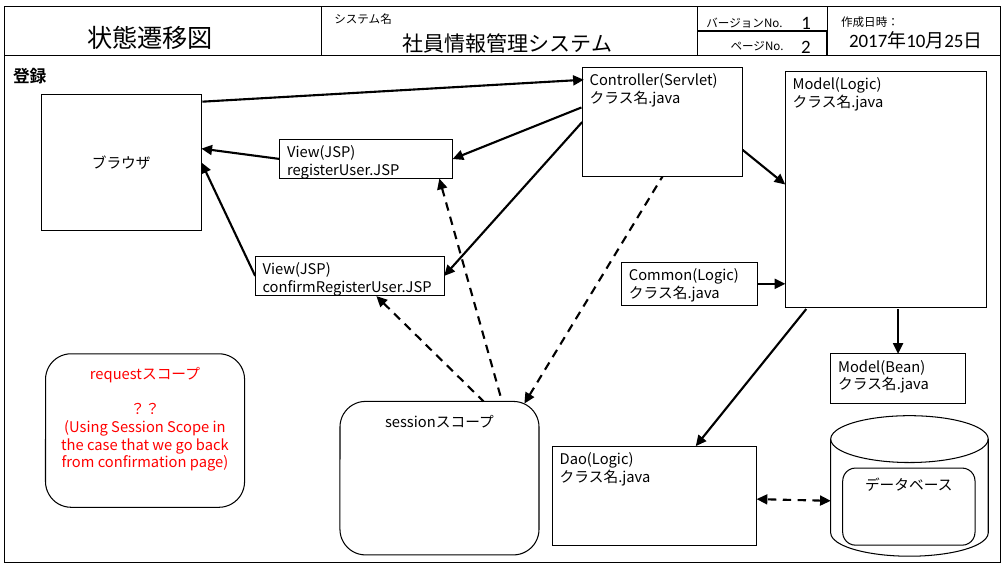
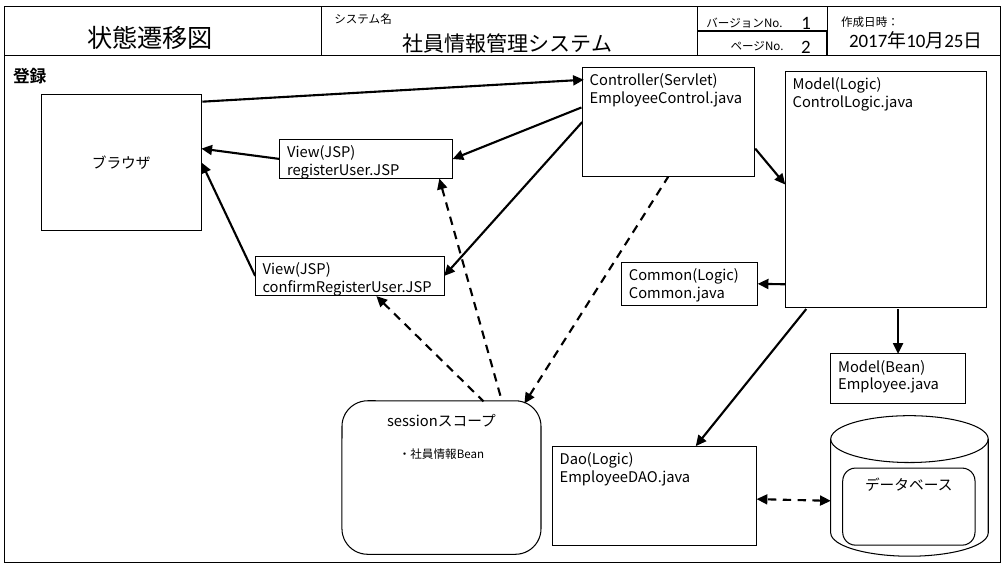
Before and after one commit to java201710/java, a slide deck: slide 11 of 総合演習資料/2.外部設計/画面・状態遷移図_DB.pptx. Drawn at 1008x567 pixels with LibreOffice and Linux fonts; fonts in the diff are those of the drawing. Boxes give left, top, right and bottom in pixels: in the first picture for what was removed or moved away, otherwise in the second. Text is boxed around its words. In the diff, an @@ line names an element or a change of style, - is before the commit and + after.

```diff
--- a/総合演習資料/2.外部設計/画面・状態遷移図_DB.pptx
+++ b/総合演習資料/2.外部設計/画面・状態遷移図_DB.pptx
@@ rectangle "Controller(Servlet)": place and size @@
-rectangle "Controller(Servlet)" at (582,67,743,176)
+rectangle "Controller(Servlet)" at (582,67,755,176)
@@ text in rectangle at (590,73,742,107): text changed @@
-Controller(Servlet)
-クラス名.java
+Controller(Servlet)
+EmployeeControl.java
@@ text in rectangle at (793,77,914,111): text changed @@
-Model(Logic)
-クラス名.java
+Model(Logic)
+ControlLogic.java
@@ arrow moved from (743, 150) - (786, 185) to (755, 149) - (786, 185) @@
@@ arrow moved from (525, 404) - (662, 177) to (525, 404) - (668, 177) @@
@@ text in rectangle at (629,268,739,302): text changed @@
-Common(Logic)
-クラス名.java
+Common(Logic)
+Common.java
@@ arrow moved from (758, 284) - (786, 284) to (786, 284) - (758, 284) @@
@@ rounded rectangle removed at (45,354,244,507) @@
-requestスコープ
-？？
-(Using Session Scope in the case that we go back from confirmation page)
@@ text in rectangle at (838,360,939,393): text changed @@
-Model(Bean)
-クラス名.java
+Model(Bean)
+Employee.java
@@ text in rounded rectangle at (399,448,484,459): paragraph added @@
+・社員情報Bean
@@ text in rectangle at (560,452,691,486): text changed @@
-Dao(Logic)
-クラス名.java
+Dao(Logic)
+EmployeeDAO.java
```
Also in this commit, not shown: 9 other slides changed, 1 slide added, 1 slide removed, 2 other files.
